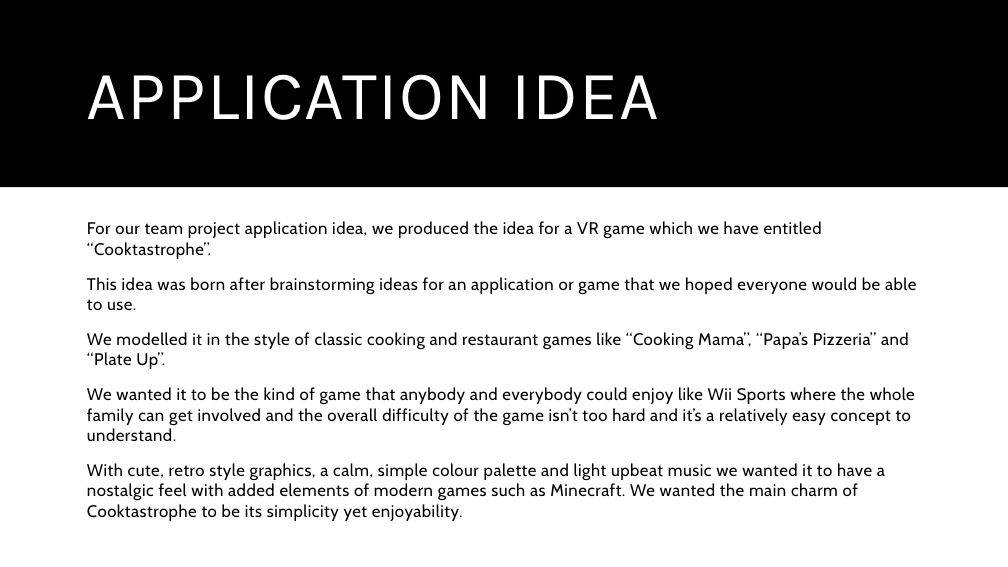
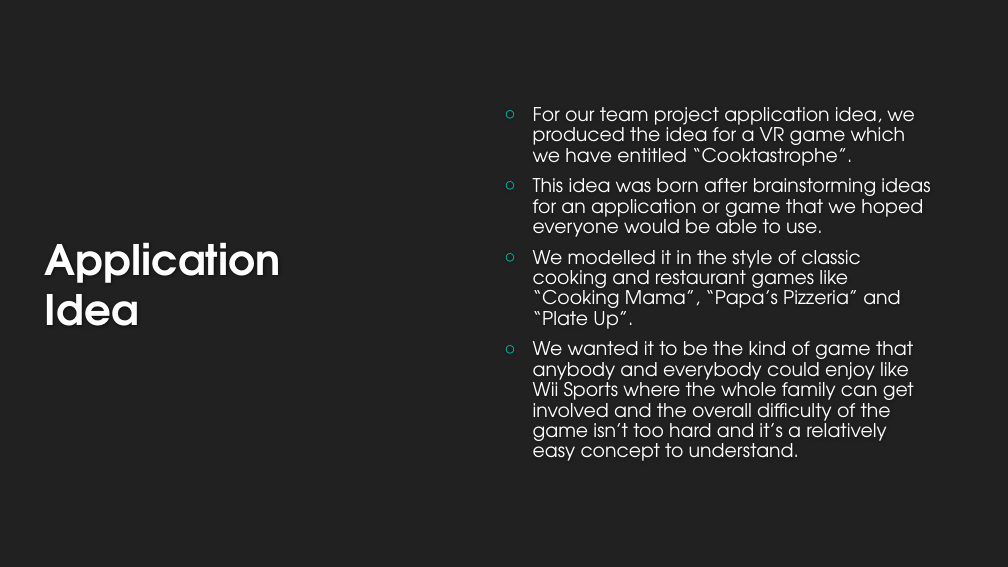
Before and after one commit to TomatechGames/Cooktastrophe, a slide deck: slide 2 of External/Documentation/Mid-pointPres.pptx. Drawn at 1008x567 pixels with LibreOffice and Linux fonts; fonts in the diff are those of the drawing; background and template pictures are left out. Boxes give left, top, right and bottom in pixels: in the first picture for what was removed or moved away, otherwise in the second. Text is boxed around its words. In the diff, an @@ line names an element or a change of style, - is before the commit and + after.

```diff
--- a/External/Documentation/Mid-pointPres.pptx
+++ b/External/Documentation/Mid-pointPres.pptx
@@ background #FFFFFF to #212121 @@
@@ rectangle removed at [0,0,1008,188] @@
@@ text "For our team project application ...": place and size @@
-text "For our team project application ..." at [87,221,916,521]
+text "For our team project application ..." at [533,107,930,461]
@@ text "For our team project application ..." at [533,107,930,461]: size 16 to 18 pt, font Cabin to TeX Gyre Adventor, text colour #000000 to #FFFFFF, letter spacing 0.5 to 0 pt; bullet none to ○; line spacing 1.01 to 0.9; less space between paragraphs; vertical alignment top to middle @@
@@ title at [45,242,281,326]: text changed; size 66 to 40 pt; font Karla to TeX Gyre Adventor; text colour #FFFFFF to #FEFEFE; bold on @@
-APPLICATION IDEA
+Application Idea
@@ text at [87,463,885,521]: paragraph removed @@
-With cute, retro style graphics, a calm, simple colour palette and light upbeat music we wanted it to have a nostalgic feel with added elements of modern games such as Minecraft. We wanted the main charm of Cooktastrophe to be its simplicity yet enjoyability.
```
Also in this commit, not shown: 5 other slides changed, 2 slides added, 1 slide removed, 2 other files.
